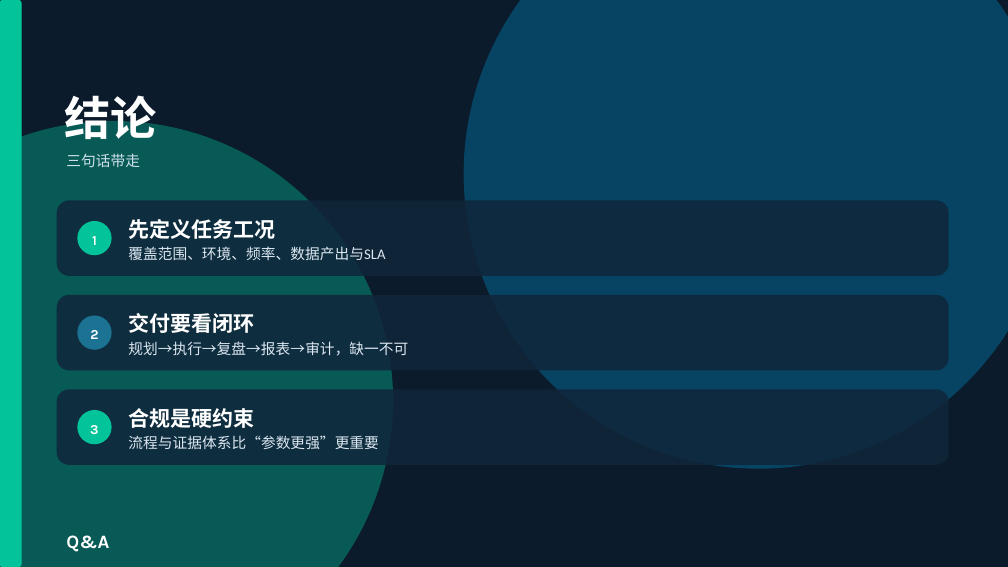
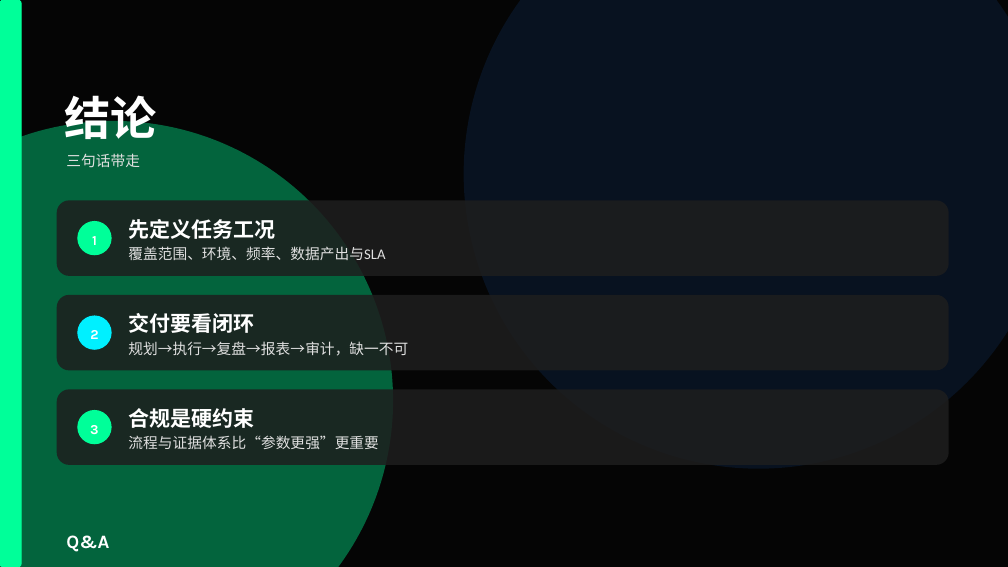
Before and after one commit to MrPluto0/MrPluto0, a slide deck: slide 10 of 无人机_概览.pptx. Drawn at 1008x567 pixels with LibreOffice and Linux fonts; fonts in the diff are those of the drawing. Boxes give left, top, right and bottom in pixels: in the first picture for what was removed or moved away, otherwise in the second. Text is boxed around its words. In the diff, an @@ line names an element or a change of style, - is before the commit and + after.

```diff
--- a/无人机_概览.pptx
+++ b/无人机_概览.pptx
@@ background #0B1B2B to #050505 @@
@@ ellipse at (464, 0, 1008, 469): fill #065A82 at 65% opacity to #0A1A2F at 65% opacity @@
@@ ellipse at (0, 121, 393, 567): fill #02C39A at 38% opacity to #00FF99 at 38% opacity @@
@@ text "三句话带走" at (66, 153, 140, 168): text colour #CFE0EE to #E0E0E0 @@
@@ ellipse at (78, 316, 111, 349): fill #1C7293 to #00F0FF; outline #1C7293 1 pt to #00F0FF 1 pt @@
@@ fill #10263A at 85% opacity to #1E1E1E at 85% opacity in 3 elements at (57, 200, 949, 276), (57, 295, 949, 371), (57, 389, 949, 465) @@
@@ fill #02C39A to #00FF99; outline #02C39A 1 pt to #00FF99 1 pt in 3 elements at (0, 0, 21, 567), (78, 222, 111, 255), (78, 411, 111, 444) @@
@@ text colour #DCE7F1 to #E0E0E0 in 3 elements at (128, 246, 385, 260), (128, 341, 408, 356), (128, 435, 379, 449) @@
```
Also in this commit, not shown: 9 other slides changed, 1 slide added, 3 other files.
